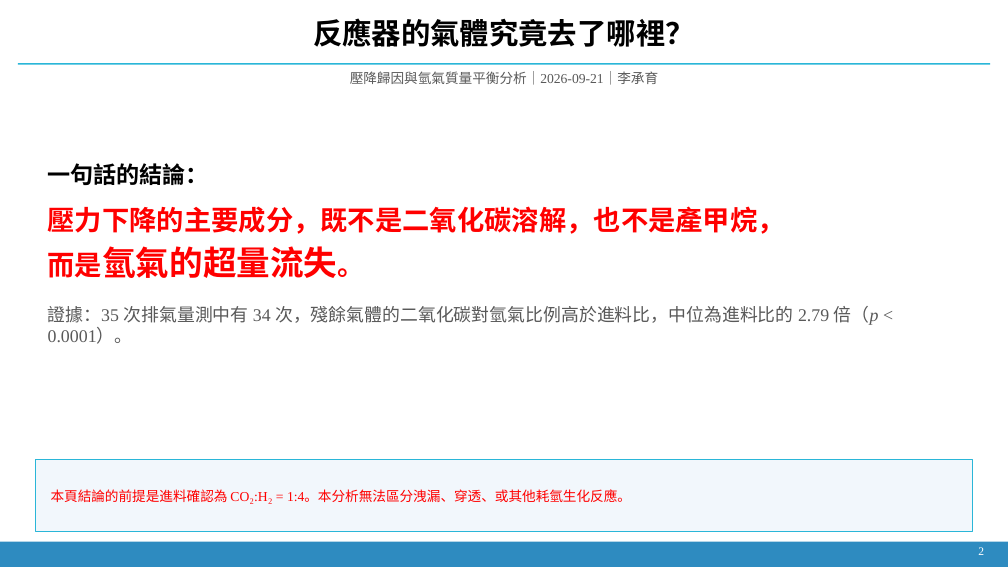
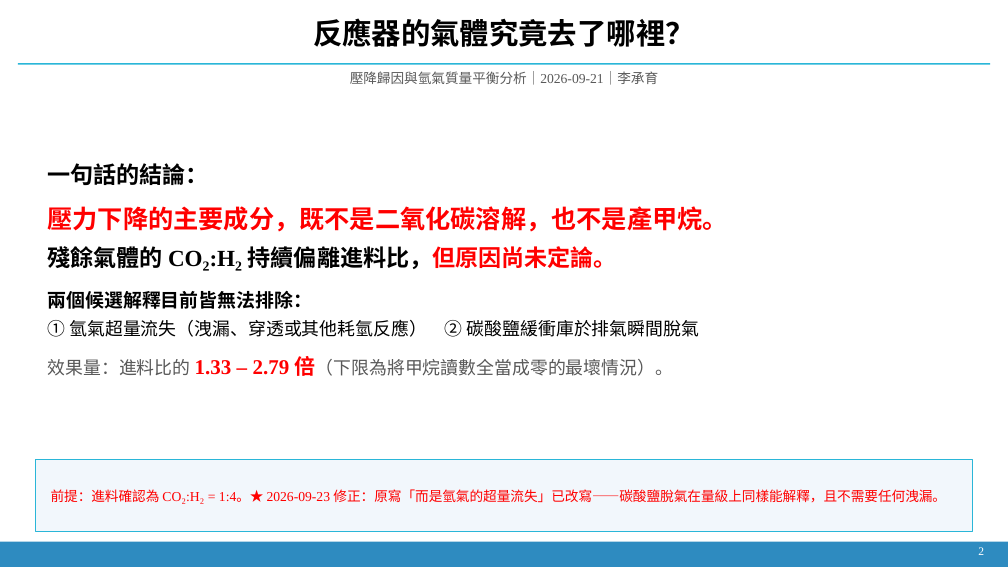
Before and after one commit to Yutou0601/Bioreactor-Edge-AI, a slide deck: slide 1 of docs/decks/簡報_2026-09-21_氫氣流失與壓降歸因.pptx. Drawn at 1008x567 pixels with LibreOffice and Linux fonts; fonts in the diff are those of the drawing. Boxes give left, top, right and bottom in pixels: in the first picture for what was removed or moved away, otherwise in the second. Text is boxed around its words. In the diff, an @@ line names an element or a change of style, - is before the commit and + after.

```diff
--- a/docs/decks/簡報_2026-09-21_氫氣流失與壓降歸因.pptx
+++ b/docs/decks/簡報_2026-09-21_氫氣流失與壓降歸因.pptx
@@ text at (48, 206, 728, 376): text changed; text colour #595959 to #000000; bold on @@
-壓力下降的主要成分，既不是二氧化碳溶解，也不是產甲烷，
-而是氫氣的超量流失。
-證據：35 次排氣量測中有 34 次，殘餘氣體的二氧化碳對氫氣比例高於進料比，中位為進料比的 2.79 倍（p < 0.0001）。
+壓力下降的主要成分，既不是二氧化碳溶解，也不是產甲烷。
+殘餘氣體的 CO₂:H₂ 持續偏離進料比，但原因尚未定論。
+兩個候選解釋目前皆無法排除：
+① 氫氣超量流失（洩漏、穿透或其他耗氫反應） ② 碳酸鹽緩衝庫於排氣瞬間脫氣
+效果量：進料比的 1.33 – 2.79 倍（下限為將甲烷讀數全當成零的最壞情況）。
@@ text at (51, 489, 946, 504): text changed @@
-本頁結論的前提是進料確認為 CO₂:H₂ = 1:4。本分析無法區分洩漏、穿透、或其他耗氫生化反應。
+前提：進料確認為 CO₂:H₂ = 1:4。★ 2026-09-23 修正：原寫「而是氫氣的超量流失」已改寫——碳酸鹽脫氣在量級上同樣能解釋，且不需要任何洩漏。
```
Also in this commit, not shown: 5 other slides changed, 2 slides added, 8 other files.
